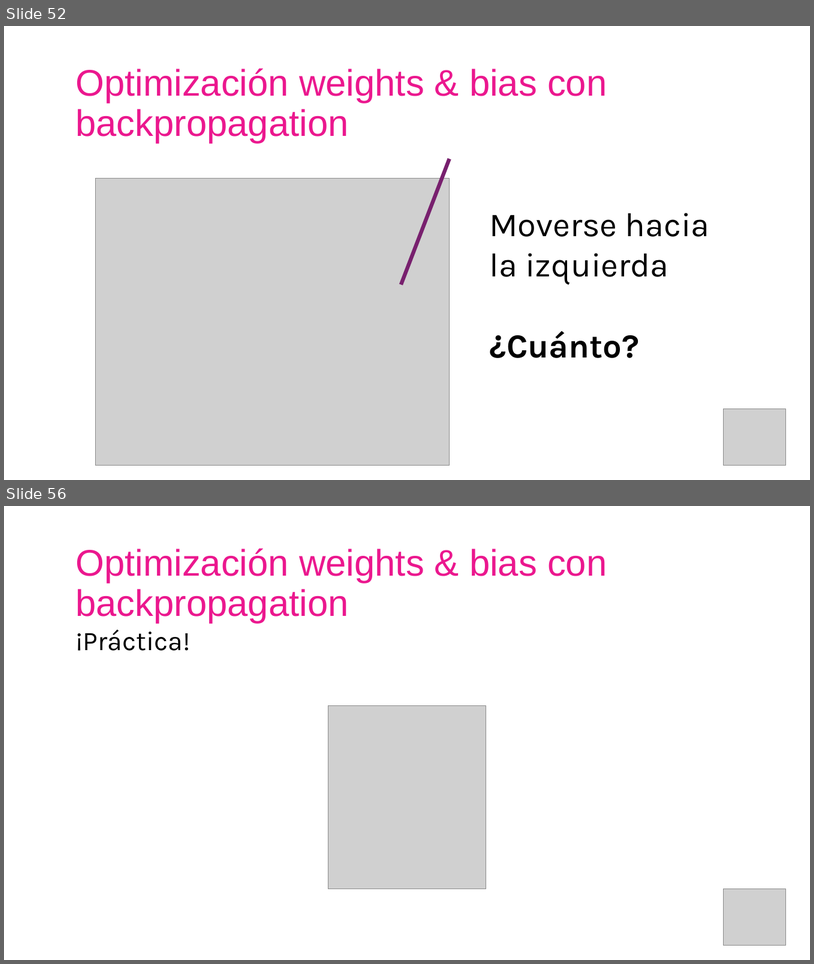
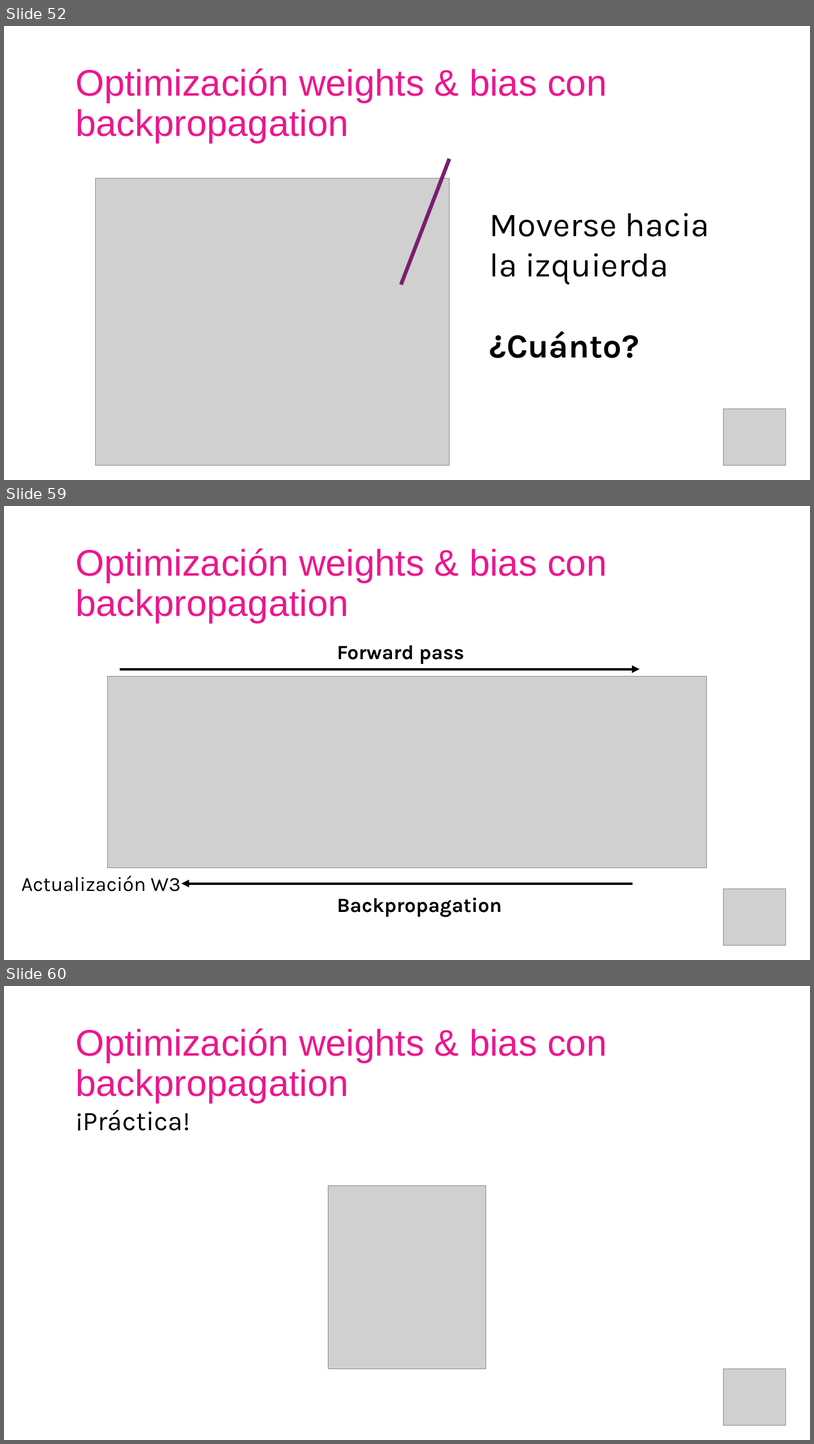
Before and after one commit to AISC-Madrid/workshop-materials, a slide deck: Neural Networks/Slides.pptx. Shown one above the other, each under a label of ours: slides 52 and 56 before the commit, slides 52, 59 and 60 after it; the slides between them are not shown. The pictures are 814x964 and 814x1444 pixels, drawn with LibreOffice and Linux fonts; fonts in the diff are those of the drawing; grey boxes stand for pictures. Boxes give left, top, right and bottom in pixels: in the first picture for what was removed or moved away, otherwise in the second. Text is boxed around its words. In the diff, an @@ line names an element or a change of style, - is before the commit and + after.

Commit message:
Finish single weight optimization

```diff
--- a/Neural Networks/Slides.pptx
+++ b/Neural Networks/Slides.pptx
@@ slide 59 added at (x1=4, y1=506, x2=810, y2=960), background #FFFFFF @@
@@ text added at (x1=75, y1=548, x2=607, y2=623), 44 pt, text #EB178E @@
+Optimización weights & bias con backpropagation
@@ text added at (x1=337, y1=645, x2=465, y2=664), 24 pt, text #000000, bold @@
+Forward pass
@@ picture added at (x1=108, y1=676, x2=707, y2=868) @@
@@ arrow added from (120, 669) to (640, 669), #000000 3 pt @@
@@ text added at (x1=21, y1=875, x2=181, y2=891), 24 pt, text #000000 @@
+Actualización W3
@@ arrow added from (633, 883) to (182, 883), #000000 3 pt @@
@@ text added at (x1=337, y1=897, x2=502, y2=917), 24 pt, text #000000, bold @@
+Backpropagation
@@ picture added at (x1=724, y1=889, x2=786, y2=945) @@
@@ what was slide 56 is now slide 60 @@
```
Also in this commit, not shown: 6 other slides added, 1 slide removed, 5 other files.
